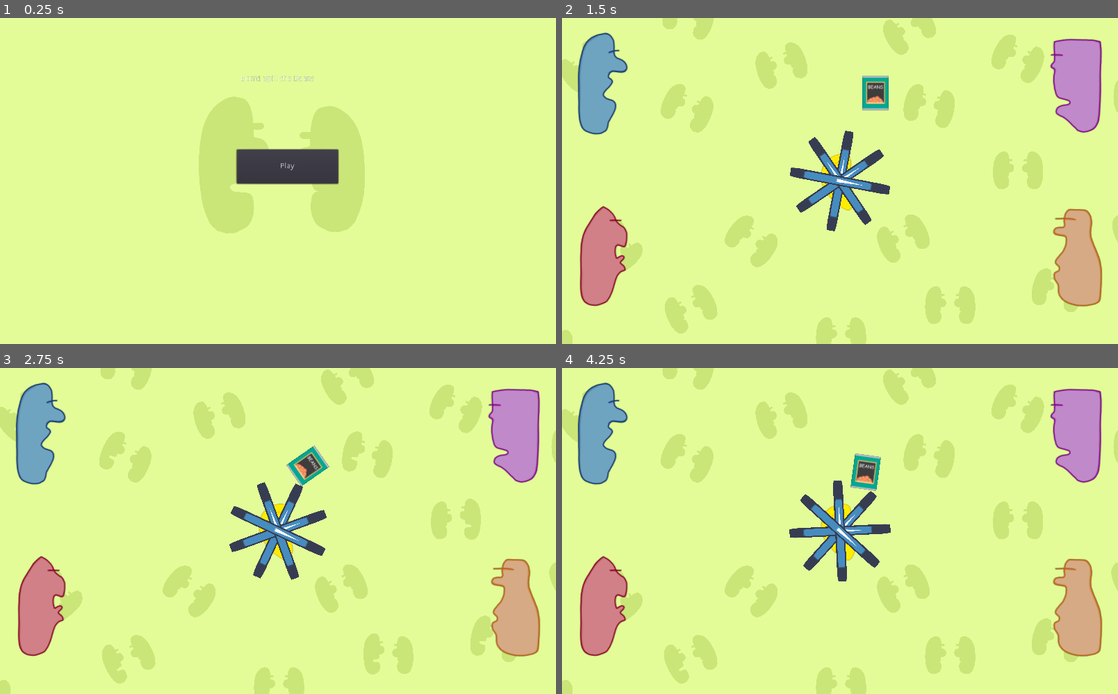
Above: before the commit, frames 1-4 (two rows, left to right).
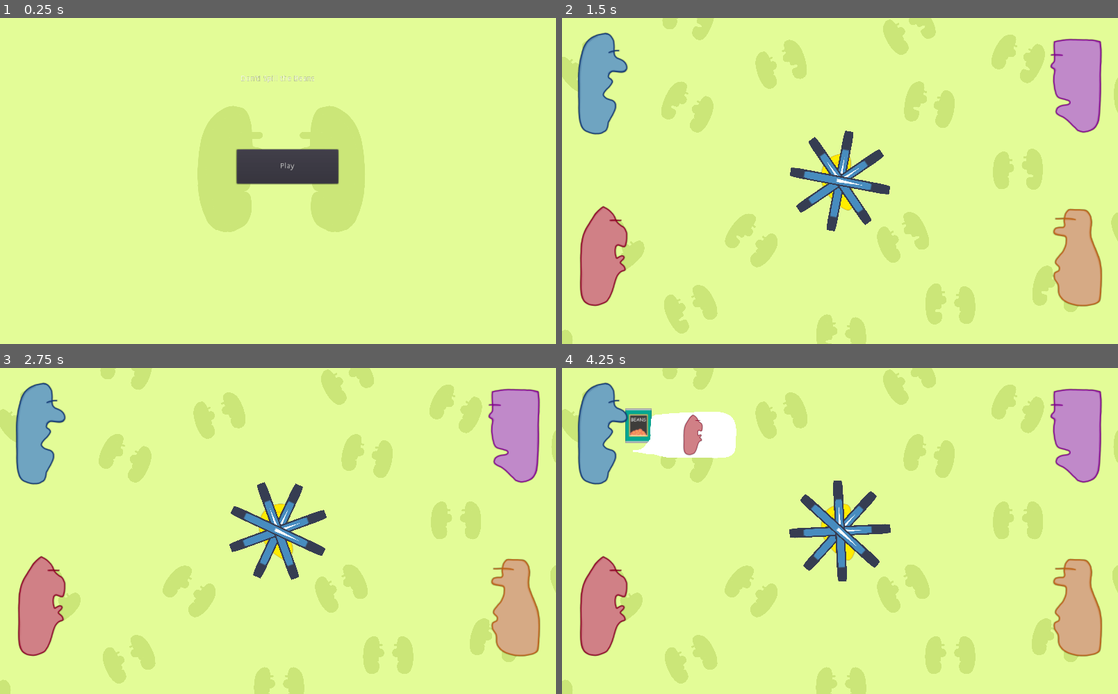
Above: after the commit, the same moments.

Repository: FyshStyx/SpillTheBeans
Game: Godot game, scene res://MainMenu.tscn
Two runs of this game, one before a commit and one after it. Both use one fixed random seed, a clock stepped at 60 frames per second and the inputs below. The engine's default icon, where the game draws it, is replaced by a stand-in: a white triangle on a blue panel in a dark square.
Inputs:
- Up to frame 1 (0.25 s): no input
- Up to frame 2 (1.5 s): click "Play" at 0.5 s
- Up to frame 3 (2.75 s): no input
- Up to frame 4 (4.25 s): no input

The runs differ from the first frame. In frame 1, 0.6% of the frame differs, in the area x 35-49%, y 24-67%; in frame 2, 1.3%; in frame 3, 1.0%; in frame 4, 3.2%, in the area x 11-100%, y 12-97%.

Commit message:
first version of sequential random cans being made complete

Diff:
--- a/beans/GameScene.tscn
+++ b/beans/GameScene.tscn
@@ -6,7 +6,7 @@
 [ext_resource path="res://Scenes/Ferdo.tscn" type="PackedScene" id=4]
 [ext_resource path="res://Scenes/Gorm.tscn" type="PackedScene" id=5]
 [ext_resource path="res://Scenes/Ewart.tscn" type="PackedScene" id=6]
-[ext_resource path="res://Scenes/BeanCan.tscn" type="PackedScene" id=7]
+[ext_resource path="res://NewBeans.gd" type="Script" id=8]
 
 [node name="GameScene" type="Control"]
 anchor_right = 1.0
@@ -14,9 +14,6 @@
 
 [node name="Background" parent="." instance=ExtResource( 1 )]
 position = Vector2( 512, 300 )
-
-[node name="Can" parent="." instance=ExtResource( 7 )]
-position = Vector2( 593, 119 )
 
 [node name="HumanEar" parent="." instance=ExtResource( 2 )]
 position = Vector2( 512, 300 )
@@ -36,10 +33,12 @@
 scale = Vector2( -1, 1 )
 
 [node name="NewBeans" type="Timer" parent="."]
-wait_time = 5.0
+wait_time = 3.0
 autostart = true
+script = ExtResource( 8 )
 
-[connection signal="timeout" from="NewBeans" to="Bluford" method="_on_NewBeans_timeout" binds= [ "Bluford" ]]
-[connection signal="timeout" from="NewBeans" to="Ewart" method="_on_NewBeans_timeout" binds= [ "Ewart" ]]
-[connection signal="timeout" from="NewBeans" to="Ferdo" method="_on_NewBeans_timeout" binds= [ "Ferdo" ]]
-[connection signal="timeout" from="NewBeans" to="Gorm" method="_on_NewBeans_timeout" binds= [ "Gorm" ]]
+[connection signal="bluford_trigger" from="NewBeans" to="Bluford" method="_on_NewBeans_bluford_trigger"]
+[connection signal="ewart_trigger" from="NewBeans" to="Ewart" method="_on_NewBeans_ewart_trigger"]
+[connection signal="ferdo_trigger" from="NewBeans" to="Ferdo" method="_on_NewBeans_ferdo_trigger"]
+[connection signal="gorm_trigger" from="NewBeans" to="Gorm" method="_on_NewBeans_gorm_trigger"]
+[connection signal="timeout" from="NewBeans" to="NewBeans" method="_on_NewBeans_timeout"]
--- /dev/null
+++ b/beans/NewBeans.gd
@@ -0,0 +1,68 @@
+extends Timer
+
+var characters = ["Bluford", "Ewart", "Ferdo", "Gorm"]
+var next_beans = {
+	"source" : "",
+	"target" : ""
+	}
+
+# All signals run code in head.gd, but each signal only triggers
+# an action from one of the four head nodes in the gamescene
+signal bluford_trigger()
+signal ewart_trigger()
+signal ferdo_trigger()
+signal gorm_trigger()
+
+func _ready():
+	# Randomise the seed of the random number generator
+	randomize()
+	# Create initial source and target
+	generate_new_source_and_target()
+
+# Will generate information determining from which character the next bean
+# will spawn, and which character will be the target the beans are meant to
+# be delivered to
+func _on_NewBeans_timeout():
+
+	# Emit signal for current source and target pair
+	if next_beans["source"] == "Bluford":
+		emit_signal("bluford_trigger", next_beans["target"])
+	elif next_beans["source"] == "Ewart":
+		emit_signal("ewart_trigger", next_beans["target"])
+	elif next_beans["source"] == "Ferdo":
+		emit_signal("ferdo_trigger", next_beans["target"])
+	elif next_beans["source"] == "Gorm":
+		emit_signal("gorm_trigger", next_beans["target"])
+
+	# Update the signal for next firing
+	generate_new_source_and_target()
+
+# Update the next source/target pair by generating two indicies
+# to select characters from our character list
+func generate_new_source_and_target():
+	var source_index = randi()%4
+	var target_index = randi()%4
+
+	# Continue to regenerate target_index until it is not the same
+	# as source index
+	while target_index == source_index:
+		target_index = randi()%4
+
+	# Now we have two different characters and we can update the next_beans
+	# dictionary
+	set_source(characters[source_index])
+	set_target(characters[target_index])
+
+
+
+func get_source():
+	return next_beans["source"]
+
+func set_source(source):
+	next_beans["source"] = source
+
+func get_target():
+	return next_beans["target"]
+
+func set_target(target):
+	next_beans["target"] = target
--- a/beans/Scenes/BackoConversation.tscn
+++ b/beans/Scenes/BackoConversation.tscn
@@ -19,7 +19,6 @@
 rotation = -3.14159
 scale = Vector2( 0.3, -0.3 )
 animation = "Talking"
-frame = 1
 playing = true
 
 [connection signal="timeout" from="BackoSwapTalkTimer" to="BackoSwapTalkTimer" method="_on_BackoSwapTalkTimer_timeout"]
--- a/beans/Scenes/BeanCan.tscn
+++ b/beans/Scenes/BeanCan.tscn
@@ -1,7 +1,7 @@
 [gd_scene load_steps=5 format=2]
 
 [ext_resource path="res://Sprites/bean can.png" type="Texture" id=1]
-[ext_resource path="res://Scenes/BeanCan.gd" type="Script" id=2]
+[ext_resource path="res://Scripts/BeanCan.gd" type="Script" id=2]
 
 [sub_resource type="PhysicsMaterial" id=2]
 friction = 0.0
--- a/beans/Scenes/Head.tscn
+++ b/beans/Scenes/Head.tscn
@@ -24,10 +24,10 @@
 scale = Vector2( 0.4, 0.4 )
 script = ExtResource( 3 )
 
-[node name="HideBubble" type="Timer" parent="SpeechBubble"]
+[node name="HideBubble" type="Timer" parent="."]
 wait_time = 2.0
 __meta__ = {
 "_editor_description_": "When fired, activates the hide() method of parent sprite"
 }
 
-[connection signal="timeout" from="SpeechBubble/HideBubble" to="SpeechBubble" method="hide"]
+[connection signal="timeout" from="HideBubble" to="SpeechBubble" method="hide"]
--- a/beans/Scripts/Head.gd
+++ b/beans/Scripts/Head.gd
@@ -6,8 +6,7 @@
 
 # Called when the node enters the scene tree for the first time.
 func _ready():
-	var speech = $"SpeechBubble"
-	speech.hide()
+	$"SpeechBubble".hide()
 
 
 func launch_can():
@@ -38,19 +37,51 @@
 
 	return face_right
 
-func flash_speech_bubble(source_head):
-	var speech = $"SpeechBubble"
-	var hide_timer = $"SpeechBubble/HideBubble"
-	var target = $"SpeechBubble/TargetHead"
 
-	if source_head == "Bluford":
-		target.set_bluford()
-		speech.show()
-		hide_timer.start()
+# Change the sprite show in the speech bubble to match the target
+# of the can about to be created
+func update_speech_bubble(target):
+	var head_sprite = $"SpeechBubble/TargetHead"
+
+	if target == "Bluford":
+		head_sprite.set_bluford()
+	elif target == "Ewart":
+		head_sprite.set_ewart()
+	elif target == "Ferdo":
+		head_sprite.set_ferdo()
+	elif target == "Gorm":
+		head_sprite.set_gorm()
+
+
+# Displays the speech bubble to the player before auto-hiding
+func flash_speech_bubble():
+	#Access the speech bubble sprite and run its show method
+	$"SpeechBubble".show()
+	#Acess the hide bubble timer and run its start method
+	$"HideBubble".start()
 
 
 
-# Launch a can towards center of game
-func _on_NewBeans_timeout(source_head):
-	flash_speech_bubble(source_head)
+func create_new_can(target_head):
+	update_speech_bubble(target_head)
+	flash_speech_bubble()
 	launch_can()
+
+
+# These signals were declared in the body of NewBeans.gd
+# I then connected them through the editor (non-advanced mode)
+# I then manually changed the below functions to accept 1 argument
+# When I emit the signals, I send a single argument (target_head) and
+# it all works out fine. Hopefully this summary helps get your head around custom
+# signals, because the documentation is pretty light on all of this.
+func _on_NewBeans_bluford_trigger(target_head):
+	create_new_can(target_head)
+
+func _on_NewBeans_ewart_trigger(target_head):
+	create_new_can(target_head)
+
+func _on_NewBeans_ferdo_trigger(target_head):
+	create_new_can(target_head)
+
+func _on_NewBeans_gorm_trigger(target_head):
+	create_new_can(target_head)
Renamed: beans/Scenes/BeanCan.gd -> beans/Scripts/BeanCan.gd
